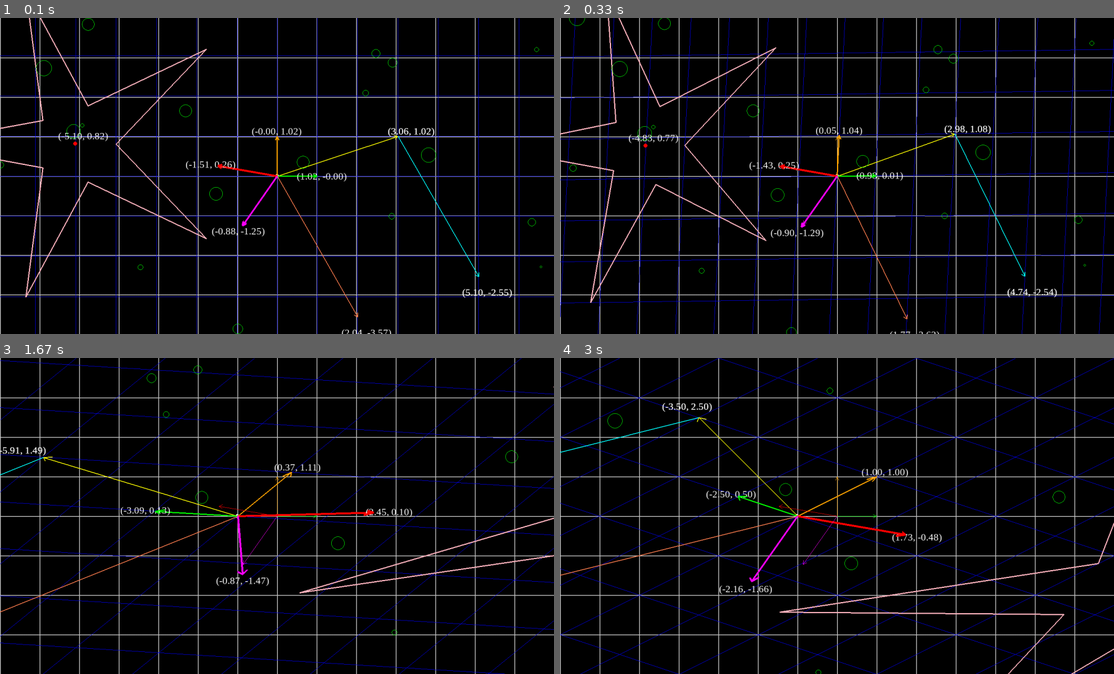
Above: before the commit, frames 1-4 (two rows, left to right).
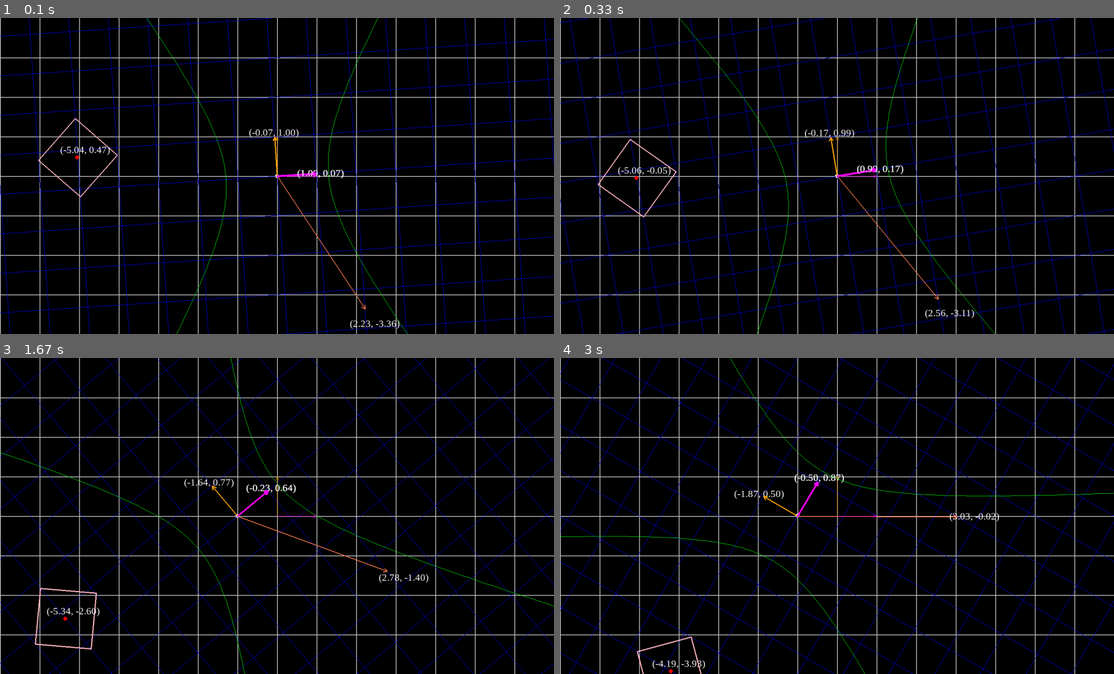
Above: after the commit, the same moments.

Repository: benzimraaa/Linear-Algebra-Simulator
Game: pygame game, started from LinearSpace.py
Same seed, same stepped clock (60 frames per second), same inputs: the game is played once before the commit and once after it.
Inputs:
- Up to frame 1 (0.1 s): no input
- Up to frame 2 (0.33 s): no input
- Up to frame 3 (1.67 s): hold Right 0.33-0.8 s; tap Page Up at 1.17 s; tap , at 1.5 s
- Up to frame 4 (3 s): tap Page Down at 1.83, 2.5 s; tap Page Up at 2.17 s

The runs differ from the first frame. In frame 1, 11% of the frame differs, in the area x 0-100%, y 0-100%; in frame 2, 12%; in frame 3, 10%; in frame 4, 11%.

Commit message:
canonic hiperbola

Diff:
--- a/Circle.py
+++ b/Circle.py
@@ -1,7 +1,8 @@
+from Transformation import Transformable
 from pygame_draw_utils import *
 
 
-class Circle:
+class Circle(Transformable):
 
     def __init__(self, radius, center=(0,0)):
         self.radius = radius
--- /dev/null
+++ b/ConicSection.py
@@ -0,0 +1,43 @@
+import numpy as np
+import tqdm
+from Transformation import Transformable
+from pygame_draw_utils import draw_line
+
+
+class ConicSection(Transformable):
+
+    def __init__(self, a, b, c, d, e, f, width, height, n=300):
+        self.a = a
+        self.b = b
+        self.c = c
+        self.d = d
+        self.e = e
+        self.f = f
+        self.width = width
+        self.height = height
+        self.n = n
+        self.points = self.get_points()
+        self.transform_points = [quart.copy() for quart in self.points]
+
+    def get_points(self):
+
+        theta = np.linspace(0, 2*np.pi, self.n)
+        x = self.a * np.cosh(theta) * 100
+        y = self.b * np.sinh(theta) * 100
+        points1 = list(zip(x, y))
+        points2 = list(zip(-x, y))
+        points3 = list(zip(x, -y))
+        points4 = list(zip(-x, -y))
+        return points1, points2,  points3,  points4
+
+
+    def draw(self, screen, color, width=0):
+        for quart in self.transform_points:
+            for i in range(len(quart)-1):
+                x,y = quart[i+1]
+                draw_line(screen, color, quart[i], (x, y), width=width)
+
+    def transform(self, transform_matrix):
+        for i in range(len(self.points)):
+            for j in range(len(self.points[i])):
+                self.transform_points[i][j] = transform_matrix.dot(self.points[i][j])
--- a/Grid.py
+++ b/Grid.py
@@ -1,7 +1,8 @@
 import numpy as np
+from Transformation import Transformable
 from pygame_draw_utils import *
 
-class Grid:
+class Grid(Transformable):
     def __init__(self, width, height, cell_length=10, color=(255, 255, 255)) -> None:
         self.width = width
         self.height = height
--- a/LinearSpace.py
+++ b/LinearSpace.py
@@ -10,6 +10,7 @@
 import colors
 from Transformation import *
 from printer import *
+from ConicSection import *
 
 # Initialize Pygame
 pygame.init()
@@ -39,18 +40,22 @@
 vec2 = Vector(200, -350, start=vec1.end)
 vec2_o = Vector(200, -350)
 circle = Circle(100,(-50, 100))
-star = Star(5, 400, 100, (-500, 80))
+star = Star(2, 100, 100, (-500, 80))
+hiperbola = ConicSection(1.3, 2, 3, 14, -2, 3, 2*width, 2*height ,n=200)
 points = []
 # random circles (points)
-for i in range(20):
-    circle = Circle(random.randint(3,20), (random.randint(-width/2, width/2), random.randint(-height/2, height/2)))
+for i in range(10):
+    r = random.randint(50,100)
+    v = 20 if i > 4 else 2
+    circle = Star(v, r, r, (random.randint(-width, width), random.randint(-height, height)))
+    # circle = Circle(random.randint(3,20), (random.randint(-width/2, width/2), random.randint(-height/2, height/2)))
     points.append(circle)
 
 
-# trans_mat = Rotation(np.pi/3)
+trans_mat = Rotation(np.pi/3)
 # trans_mat = Scaling(2, 1.5) * Rotation(np.pi/3)
-trans_mat = Transformation(np.array([[-3,4],
-                                     [1,2]])/2)
+# trans_mat = Transformation(np.array([[1,0],
+                                    #  [0,1]]))
 # trans_mat = Shear(0.5, 0) * Scaling(2, 1)
 
 # *Translation(-50, -100)
@@ -59,22 +64,22 @@
 print_colored_matrix(trans_mat.get_eigenvectors())
 print("-"*20,'\n'*3)
 
-eigen_vec_1 = trans_mat.get_eigenvectors()[:,0]
-eigen_vec_2 = trans_mat.get_eigenvectors()[:,1]
+eigen_vec_1 = trans_mat.get_eigenvectors()[:,0].real
+eigen_vec_2 = trans_mat.get_eigenvectors()[:,1].real
 
 # print(eigen_vec_1)
 
 assert np.linalg.norm(eigen_vec_1) != 0
 
-eigen_vec_1 = eigen_vec_1 / np.linalg.norm(eigen_vec_1) * 150
-eigen_vec_2 = eigen_vec_2 / np.linalg.norm(eigen_vec_2) * 150
+eigen_vec_1 = eigen_vec_1 / np.linalg.norm(eigen_vec_1) * 100
+eigen_vec_2 = eigen_vec_2 / np.linalg.norm(eigen_vec_2) * 100
 
 e_vec_1 = Vector(eigen_vec_1[0], eigen_vec_1[1])
 e_vec_2 = Vector(eigen_vec_2[0], eigen_vec_2[1])
 
 objects = [origin, grid,
            vec_i, vec_j, vec1, vec2, vec2_o, circle,star,
-             e_vec_1, e_vec_2
+             e_vec_1, e_vec_2, hiperbola
              ]+points
 
 # Main game loop
@@ -141,11 +146,11 @@
 
 
     # draw vector
-    vec1.draw(screen, yellow, width=2)
-    vec1.draw(screen, yellow, width=1)
+    # vec1.draw(screen, yellow, width=2)
+    # vec1.draw(screen, yellow, width=1)
 
-    vec2.draw(screen, colors.cyan, width=2)
-    vec2.draw(screen, colors.cyan, width=1)
+    # vec2.draw(screen, colors.cyan, width=2)
+    # vec2.draw(screen, colors.cyan, width=1)
 
     vec2_o.draw(screen, colors.coral, width=2)
 
@@ -155,7 +160,7 @@
     vec_j.draw(screen, colors.orange, width=3)
     vec_j.draw_fixed(screen, colors.orange, width=1)
 
-    star.draw(screen, colors.pink, width=3)
+    star.draw(screen, colors.pink, width=3, text=True)
     # circle.draw(screen, colors.green, width=1)
 
     e_vec_1.draw(screen, colors.red, width=5)
@@ -164,10 +169,12 @@
     e_vec_2.draw(screen, colors.magenta, width=5)
     e_vec_2.draw_fixed(screen, colors.magenta, width=1)
 
-    for point in points:
-        point.draw(screen, colors.green, width=1)
+    # for point in points:
+    #     point.draw(screen, colors.green, width=1)
 
-    # (vec1 + vec2_o).draw(screen, colors.green, width=2)
+    hiperbola.draw(screen, colors.green, width=1)
+
+
 
     # Update the display
     pygame.display.flip()
--- a/Star.py
+++ b/Star.py
@@ -1,10 +1,11 @@
 from Circle import Circle
+from Transformation import Transformable
 from pygame_draw_utils import *
 import numpy as np
 import colors
 
 
-class Star:
+class Star(Transformable):
 
     def __init__(self, vertices, inner_radius, outer_radius, center=(0,0)):
         self.vertices = vertices
@@ -27,17 +28,16 @@
         return points
 
 
-    def draw(self, screen, color, width=0):
+    def draw(self, screen, color, width=0, text=False):
         model = self.points_trans
         for i in range(len(model)):
             x,y = model[(i+1)%len(model)]
             draw_line(screen, color, model[i], (x, y), width=width)
-            if self.vertices < 4:
-                draw_text(screen, f'({x/100:.2f}, {y/100:.2f})', model[i], (x,y))
 
-        self.center_trans.draw(screen, color=colors.red,width=0)
-        x, y = self.center_trans.center_trans
-        draw_text(screen,  f'({x/100:.2f}, {y/100:.2f})', (x+20,y+20), (x+20,y+20))
+        if text:
+            self.center_trans.draw(screen, color=colors.red,width=0)
+            x, y = self.center_trans.center_trans
+            draw_text(screen,  f'({x/100:.2f}, {y/100:.2f})', (x+20,y+20), (x+20,y+20))
 
 
     def draw_fixed(self, screen, color, width=0):
--- a/Transformation.py
+++ b/Transformation.py
@@ -2,10 +2,13 @@
 
 import numpy as np
 import scipy
-from Star import Star
-from vector import Vector
-from Grid import Grid
-from Circle import Circle
+
+
+
+class Transformable:
+    def transform(self, transformation):
+        # Common transformation logic or leave it as a placeholder
+        pass
 
 class CustomArray(np.ndarray):
     def __new__(cls, input_array):
@@ -31,7 +34,7 @@
 
     def __call__(self, vector, t):
         """Rotate a Vector object."""
-        if isinstance(vector, (Vector, Grid, Circle , Star)):
+        if isinstance(vector, (Transformable)):
             vector.transform(self.get_transformation(t))
         else:
             raise NotImplementedError("Transformation of {} is not implemented.".format(type(vector)))
@@ -47,10 +50,7 @@
 
     # *= operator overloading
     def __imul__(self, other):
-        if other.matrix.shape != self.matrix.shape:
-            self.matrix = Transformation(self.to3d().dot(other.to3d())).matrix
-        else:
-            self.matrix = self.matrix.dot(other.matrix)
+        self.matrix = (self * other).matrix
         return self
 
     def to3d(self):
--- a/pygame_draw_utils.py
+++ b/pygame_draw_utils.py
@@ -10,6 +10,15 @@
     vec = vec.copy()
     vec[0] = scale * vec[0] + window_width / 2
     vec[1] = window_height / 2 - scale * vec[1]
+    return vec
+
+def pixel_to_math(vec, scale=1, window_width=WIDTH, window_height=HEIGHT):
+    """Converts a coordinate from pixel coordinates to math coordinates."""
+    if isinstance(vec, tuple):
+        vec = list(vec)
+    vec = vec.copy()
+    vec[0] = (vec[0] - window_width / 2) / scale
+    vec[1] = (window_height / 2 - vec[1]) / scale
     return vec
 
 
@@ -71,3 +80,13 @@
     # Draw the text on the line
     text_surface = font.render(text, True, (255, 255, 255))
     screen.blit(text_surface, (text_x, text_y))
+
+def draw_conic(screen, A, B, C, F, G, H, color=(255, 0, 0)):
+    """Ax^2 + Bxy + Cy^2 + Fx + Gy + H = 0"""
+    for px in range(WIDTH):
+        for py in range(HEIGHT):
+            x, y = pixel_to_math([px, py])
+            x, y = x / 100, y / 100
+            equation_result = A * x**2 + B * x * y + C * y**2 + F * x + G * y + H
+            if abs(equation_result) < .2:
+                screen.set_at((px, py), color)  # Set pixel color to white
--- a/vector.py
+++ b/vector.py
@@ -1,7 +1,8 @@
+from Transformation import Transformable
 from pygame_draw_utils import draw_line, draw_text
 import numpy as np
 
-class Vector:
+class Vector(Transformable):
 
     def __init__(self, x, y, start=(0,0)):
         self.x = x + start[0]
Not shown, added: test.ipynb
